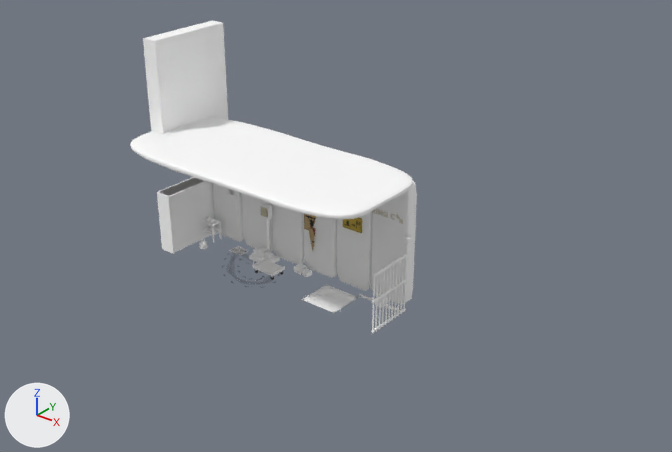
A saved change to the glTF model unity/DeadLetter/Assets/Art/DL-03/DL-03.gltf.
One viewpoint serves both versions: a 50 mm camera at (39.23, -12.38, 9.31) aimed at (27.44, 2.36, 0.17). Every picture has the same lights, and +X, +Y and +Z are marked at lower left. The picture after the commit comes second.

The first picture shows 'GantryDoorFrame', 'MECH_FollowerActuator_dl03_gate', 'MECH_LoadPlate_dl03_plate', 'WeighRoomCeiling', 'WeighRoomLeftWall', 'WeighRoomWall' and 16 more.
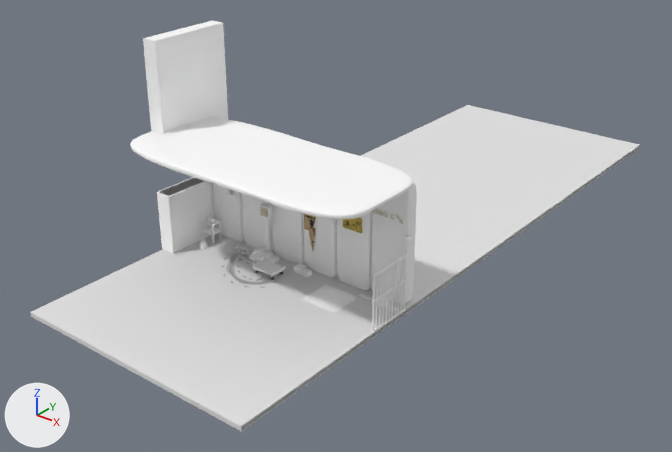
Location of each change, [x1, y1, x2, y2] in pixels of the pictures (672 x 452 px):
'Floor', added: after [30, 105, 640, 432]

What changed in the scene script:
```text
Add me_floor_dl_03:
    me_floor_dl_03.from_pydata([(30.6, 12.0, 0.0), (30.6, -4.0, -0.1), (30.6, 12.0, -0.1), (30.6, -4.0, 0.0), (25.0, 12.0, -0.1), (25.0, 12.0, 0.0), (25.0, -4.0, -0.1), (25.0, -4.0, 0.0)], [], [(4, 2, 1), (4, 1, 6), (4, 5, 0), (4, 0, 2), (1, 3, 7), (1, 7, 6), (0, 5, 7), (0, 7, 3)])
Add ob_floor:
    ob_floor = bpy.data.objects.new('Floor', me_floor_dl_03)
    ob_floor.location = (0.0, 0.0, 0.0)
```
